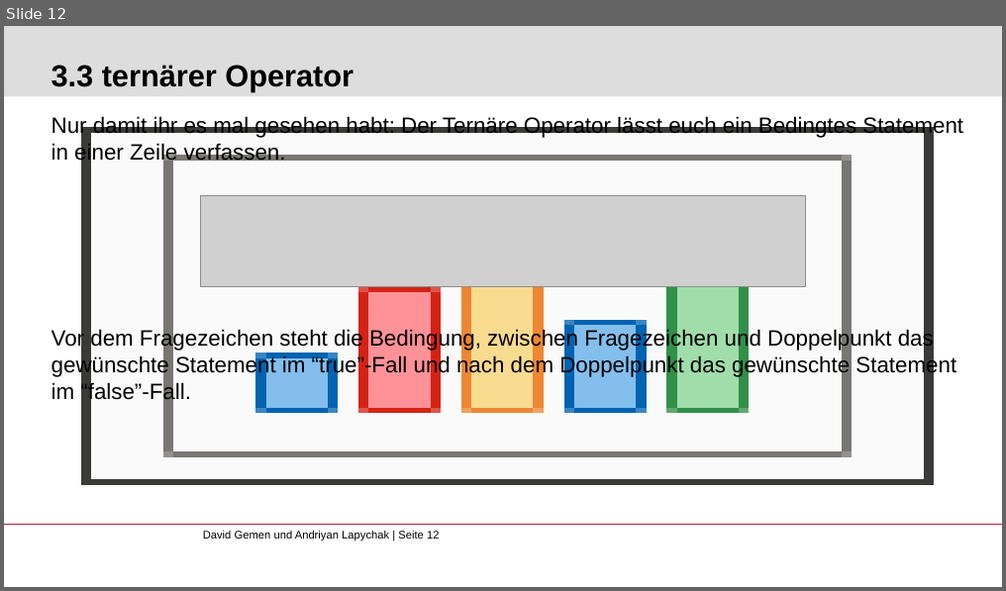
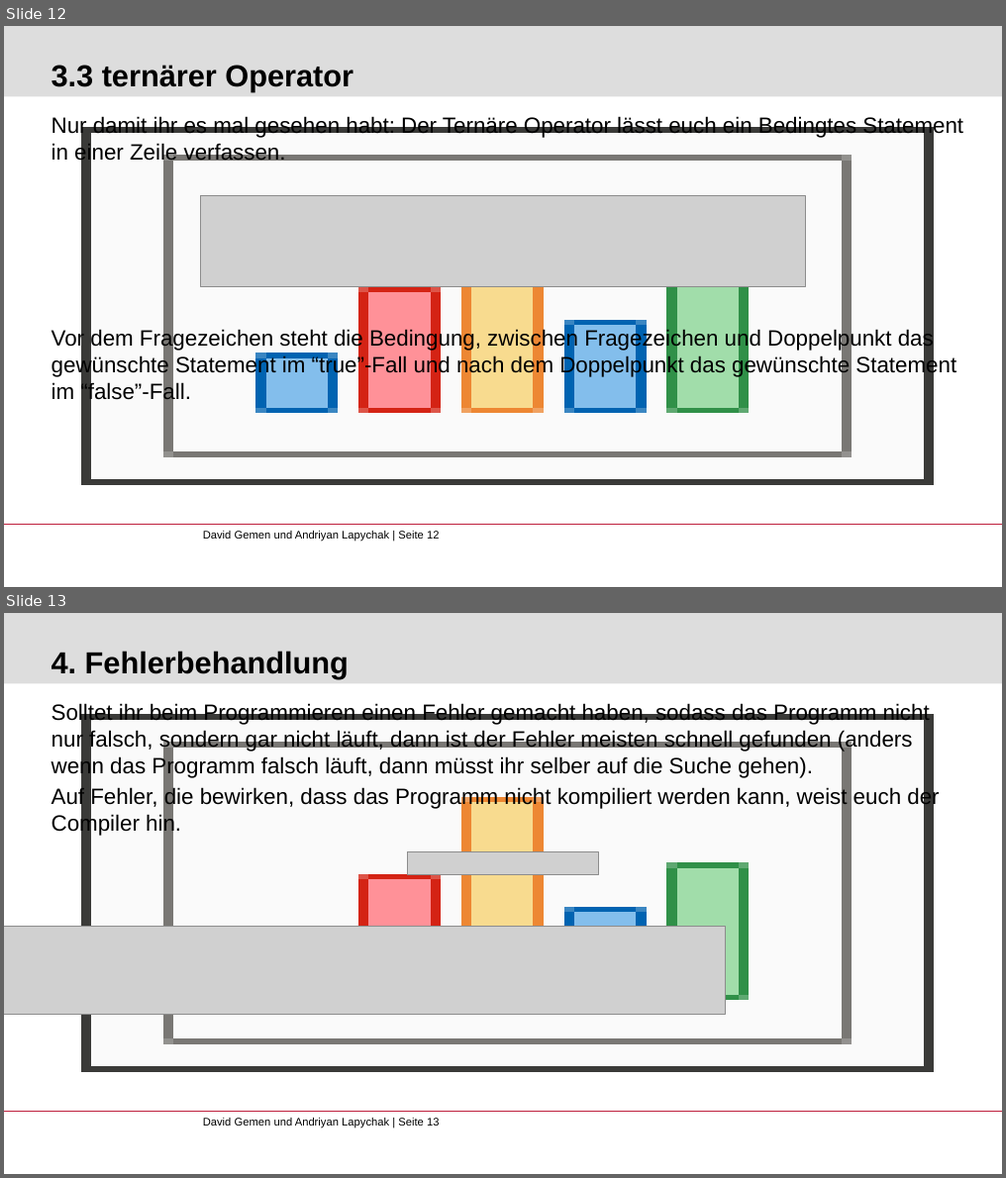
Before and after one commit to gemdav/Programmieren-1-Tutorium, a slide deck: slides/01_first_steps_with_java.pptx. Shown one above the other, each under a label of ours: slide 12 before the commit, slides 12 and 13 after it. The pictures are 1006x591 and 1006x1178 pixels, drawn with LibreOffice and Linux fonts; fonts in the diff are those of the drawing; grey boxes stand for pictures; background and template pictures are left out. Boxes give left, top, right and bottom in pixels: in the first picture for what was removed or moved away, otherwise in the second. Text is boxed around its words. In the diff, an @@ line names an element or a change of style, - is before the commit and + after.

```diff
--- a/slides/01_first_steps_with_java.pptx
+++ b/slides/01_first_steps_with_java.pptx
@@ slide 13 added at [4,613,1002,1174], background #FFFFFF; not listed: 3 template elements that a slide beside it also shows @@
@@ title added at [52,651,349,679], 22 pt, text #000000, bold @@
+4. Fehlerbehandlung
@@ text added at [52,703,939,836], 16 pt, text #000000 @@
+Solltet ihr beim Programmieren einen Fehler gemacht haben, sodass das Programm nicht nur falsch, sondern gar nicht läuft, dann ist der Fehler meisten schnell gefunden (anders wenn das Programm falsch läuft, dann müsst ihr selber auf die Suche gehen).
+Auf Fehler, die bewirken, dass das Programm nicht kompiliert werden kann, weist euch der Compiler hin.
@@ picture added at [407,853,598,875] @@
@@ picture added at [4,927,726,1014] @@
```
Also in this commit, not shown: 3 slides changed.
